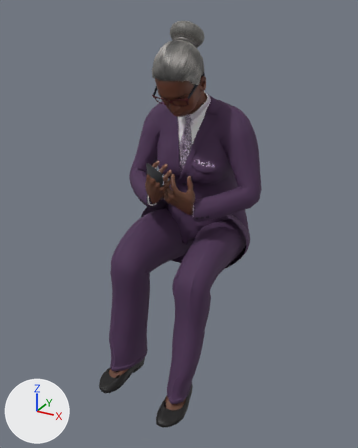
What one commit did to the glTF model assets/props/people-ivy-sit-phone.glb.
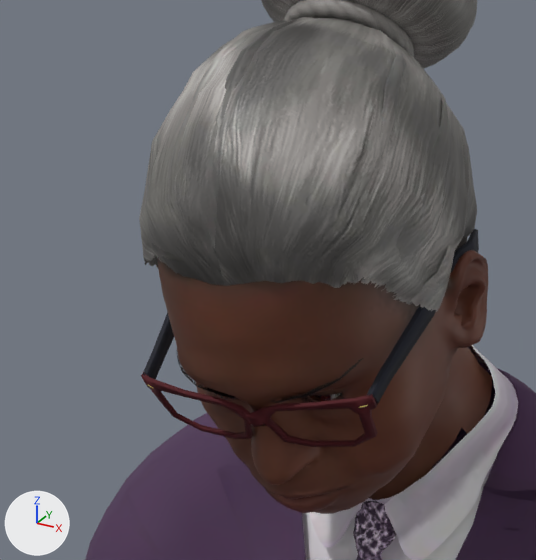
The first picture shows the older version from a camera (50 mm lens) standing at (0.799, -1.362, 0.352) and looking at (-0.005, 0.099, -0.379). The close-ups show the older and then the newer version on the part from 36% to 60% of the width and 8% to 28% of the height of that picture. Only the edits that show in the close-ups are written down. The axes (+X, +Y, +Z) are drawn at lower left. The lights are the same throughout. Vertices at exactly the same position are counted once.

The first close-up shows 'people-ivy-sit-phone'.
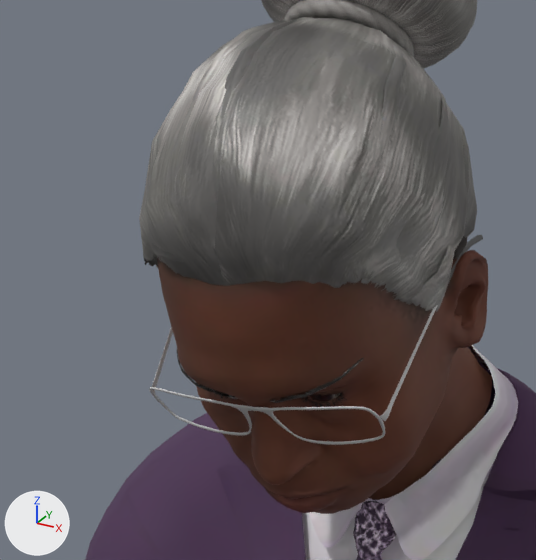
Pixel boxes [x1, y1, x2, y2] of what changed, in the close-ups (536 x 560 px):
part 1 of me_base_001, cut back
    before: [141, 229, 479, 447]
    after: [149, 235, 489, 460]

Edits to the bpy script that builds the scene:
```text
Add img_m_opticals01:
    img_m_opticals01 = load_image('m_opticals01', '_unpacked/m_opticals01', 1024, 1024, 'sRGB')
Add mat_human_kwnet_at_optical_glasses:
    mat_human_kwnet_at_optical_glasses = principled_material('Human.kwnet_at_optical_glasses')
    mat_human_kwnet_at_optical_glasses.texture = img_m_opticals01
    mat_human_kwnet_at_optical_glasses.roughness = 0.82
Change me_base_001:
    used by ob_people_ivy_sit_phone; location = (0.0, 0.0, 0.0)
    remove me_base_001.from_pydata(...)  # 29635 vertices, 56287 faces; spans x -0.268..0.253, y -0.256..0.487, z -0.995..0.309
    add me_base_001.from_pydata(...)  # 32112 vertices, 61309 faces; spans x -0.268..0.253, y -0.256..0.487, z -0.995..0.309
    me_base_001 part 1: 14 vertices moved within x -0.097..0.054, y 0.063..0.15, z 0.052..0.143; 502 vertices removed from x -0.097..0.054, y 0.061..0.178, z 0.05..0.15; 3047 vertices added at x -0.098..0.054, y 0.063..0.277, z 0.018..0.148
    other edits to the shape of me_base_001 do not show in these pictures
    remove me_base_001.materials.append(mat_human_spamrakuen_sagerfrogs_glasses_01)  # picture img_sagerfrog_s_glasses_01
    add me_base_001.materials.append(mat_human_kwnet_at_optical_glasses)  # picture img_m_opticals01
```
